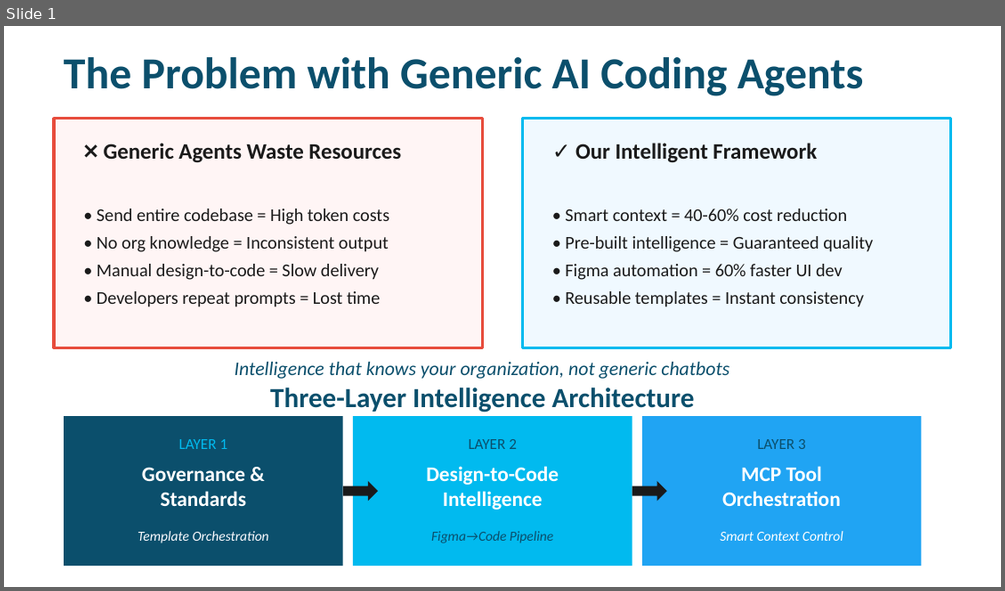
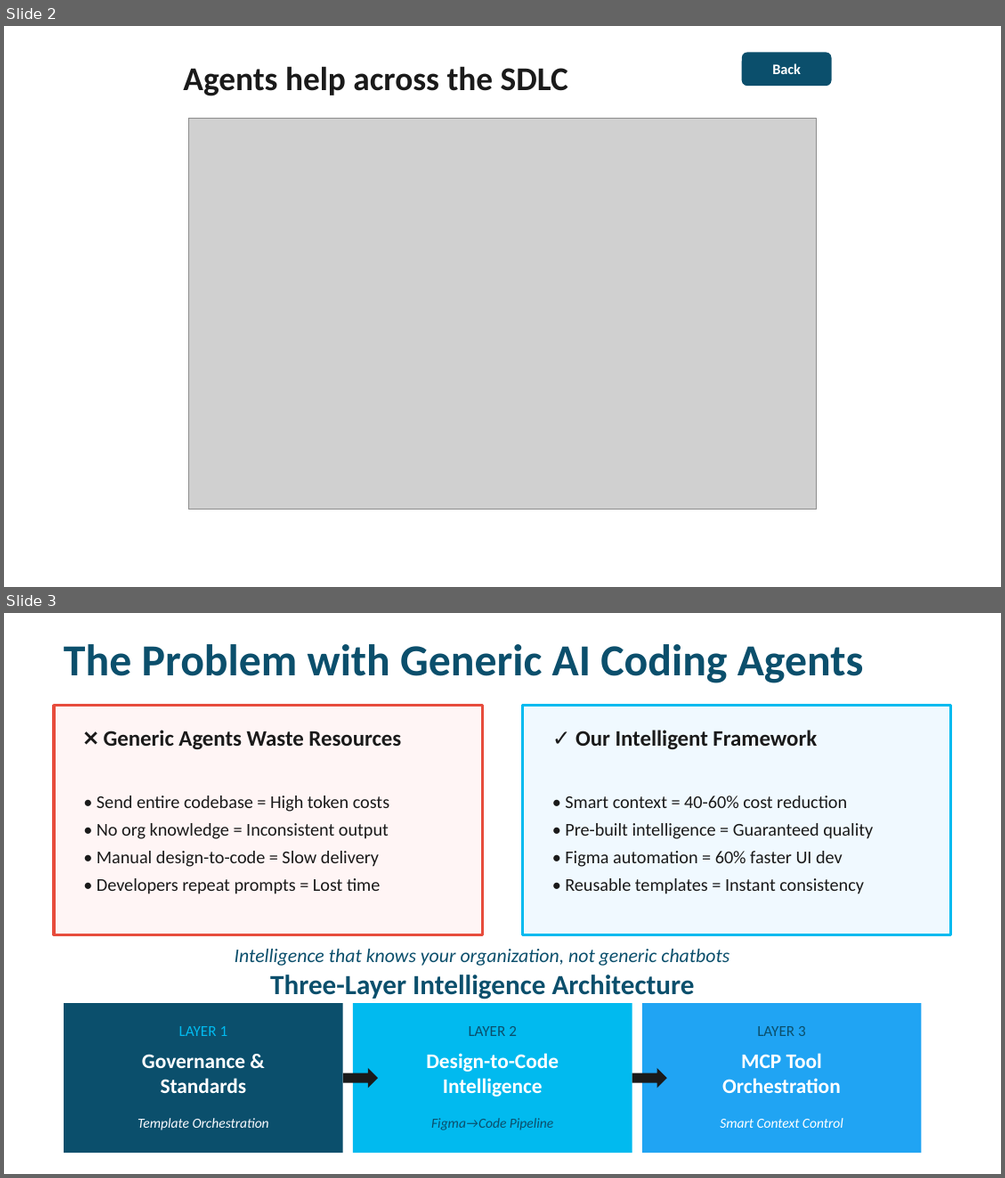
Before and after one commit to skjainmiah/sumit_chatbot_poc, a slide deck: American_Airlines_Intelligence_Demo (1).pptx. Shown one above the other, each under a label of ours: slide 1 before the commit, slides 2 and 3 after it. The pictures are 1005x591 and 1005x1178 pixels, drawn with LibreOffice and Linux fonts; fonts in the diff are those of the drawing; grey boxes stand for pictures. Boxes give left, top, right and bottom in pixels: in the first picture for what was removed or moved away, otherwise in the second. Text is boxed around its words. In the diff, an @@ line names an element or a change of style, - is before the commit and + after.

```diff
--- a/American_Airlines_Intelligence_Demo (1).pptx
+++ b/American_Airlines_Intelligence_Demo (1).pptx
@@ slide 2 added at (x1=4, y1=26, x2=1001, y2=587), background #FFFFFF @@
@@ rounded rectangle added at (x1=742, y1=52, x2=832, y2=86), fill #0B4F6C, 10.5 pt, text #FFFFFF, bold @@
+Back
@@ text added at (x1=183, y1=66, x2=568, y2=96), 24 pt, text #1A1A1A, bold @@
+Agents help across the SDLC
@@ picture added at (x1=188, y1=119, x2=817, y2=509) @@
@@ what was slide 1 is now slide 3 @@
```
Also in this commit, not shown: 1 slide changed, 1 other slide added.
